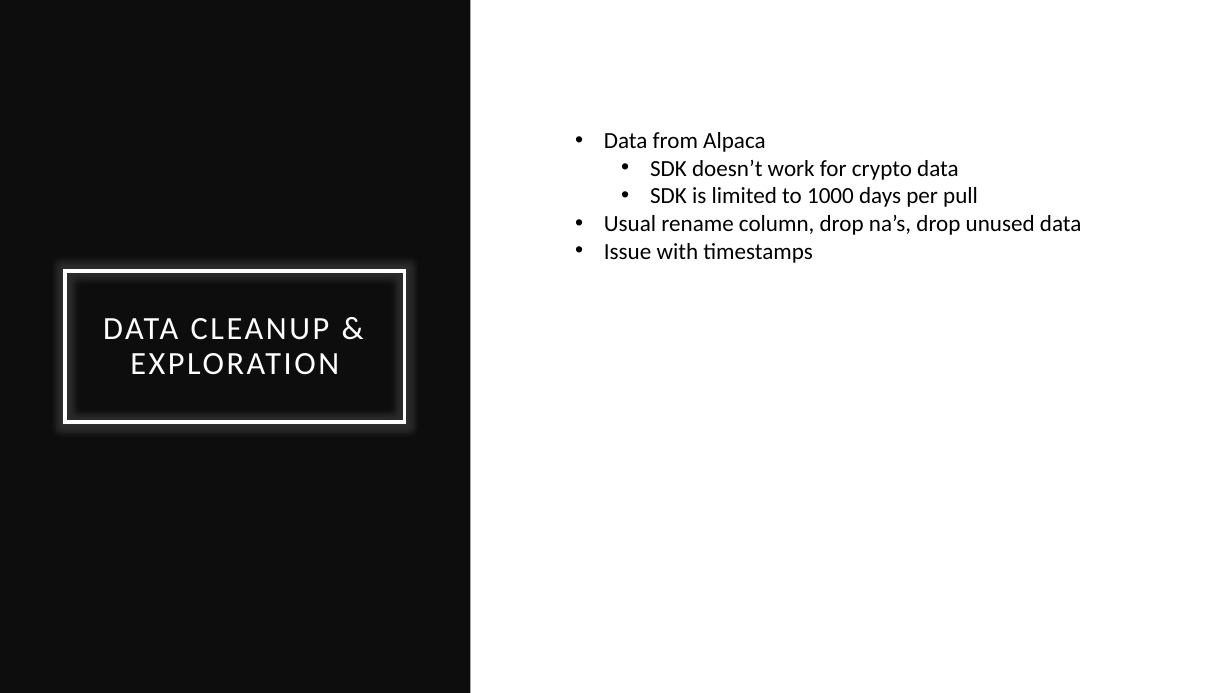
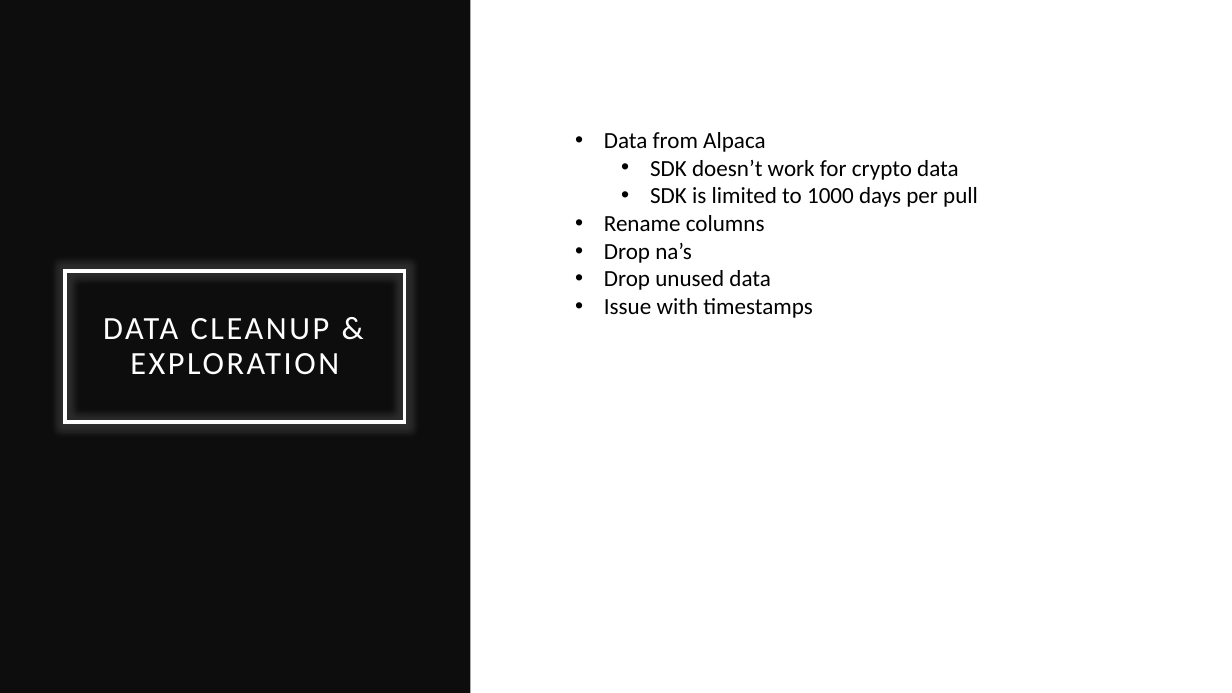
Before and after one commit to ITJedi/UMN_Fin_Project1, a slide deck: slide 4 of Project_1_Bitcoin Trading Strats.pptx. Drawn at 1232x693 pixels with LibreOffice and Linux fonts; fonts in the diff are those of the drawing. Boxes give left, top, right and bottom in pixels: in the first picture for what was removed or moved away, otherwise in the second. Text is boxed around its words. In the diff, an @@ line names an element or a change of style, - is before the commit and + after.

Commit message:
finished2

```diff
--- a/Project_1_Bitcoin Trading Strats.pptx
+++ b/Project_1_Bitcoin Trading Strats.pptx
@@ text at bbox=[604, 215, 771, 290]: text changed @@
-• Usual rename column, drop na’s, drop unused data
+• Rename columns
+• Drop na’s
+• Drop unused data
```
Also in this commit, not shown: 5 other slides changed.
